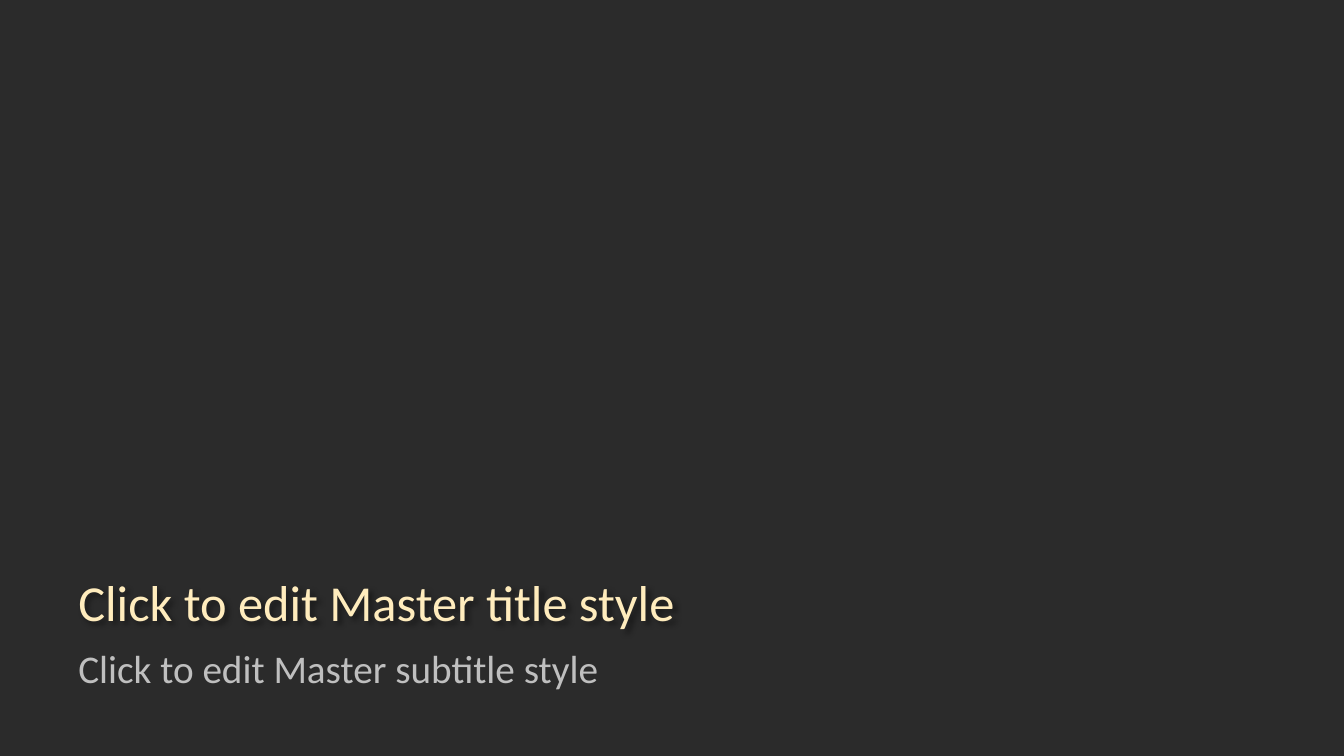
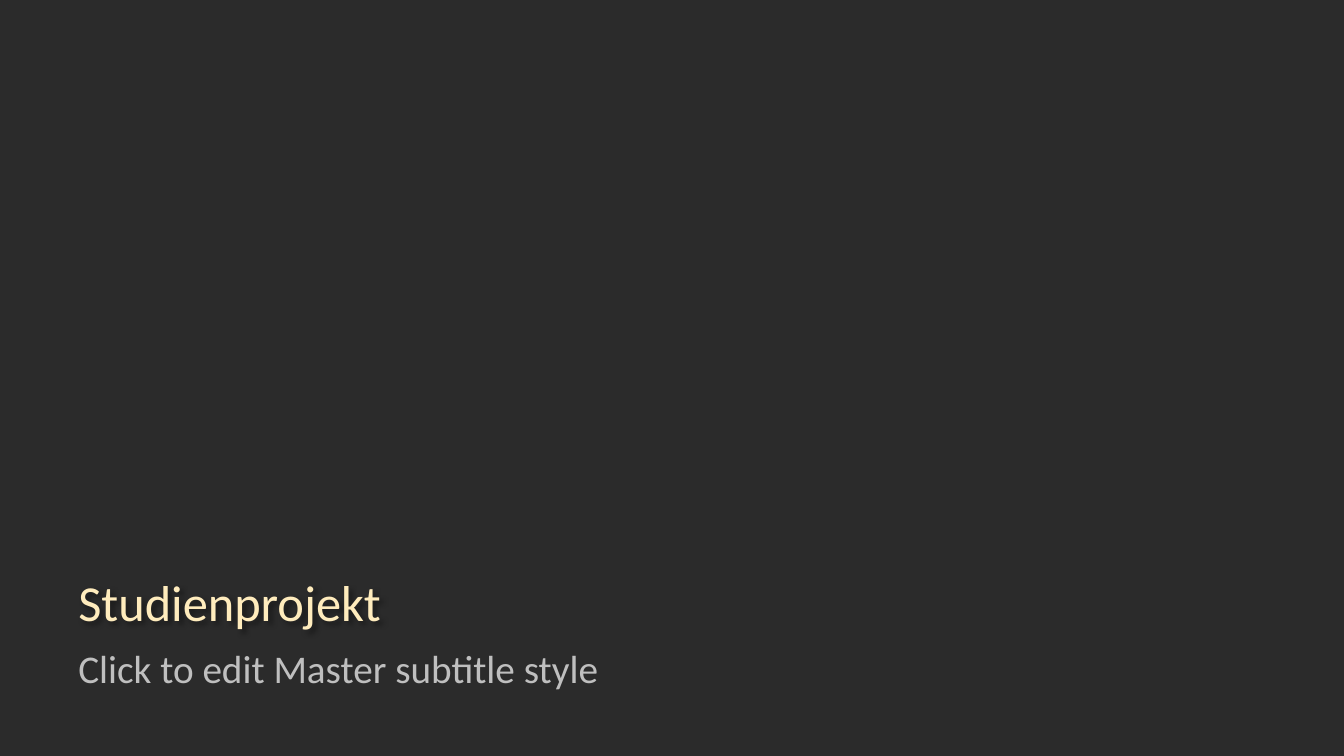
Before and after one commit to mfnomad/chess-cnn, a slide deck: slide 1 of präsentation.pptx. Drawn at 1344x756 pixels with LibreOffice and Linux fonts; fonts in the diff are those of the drawing; background and template pictures are left out; a plain dark background stands for a picture behind light text. Boxes give left, top, right and bottom in pixels: in the first picture for what was removed or moved away, otherwise in the second. Text is boxed around its words. In the diff, an @@ line names an element or a change of style, - is before the commit and + after.

Commit message:
finished presentation

```diff
--- a/präsentation.pptx
+++ b/präsentation.pptx
@@ title at (78, 586, 380, 630): text changed @@
-Click to edit Master title style
+Studienprojekt
```
Also in this commit, not shown: 35 slides added, 4 slides removed.
